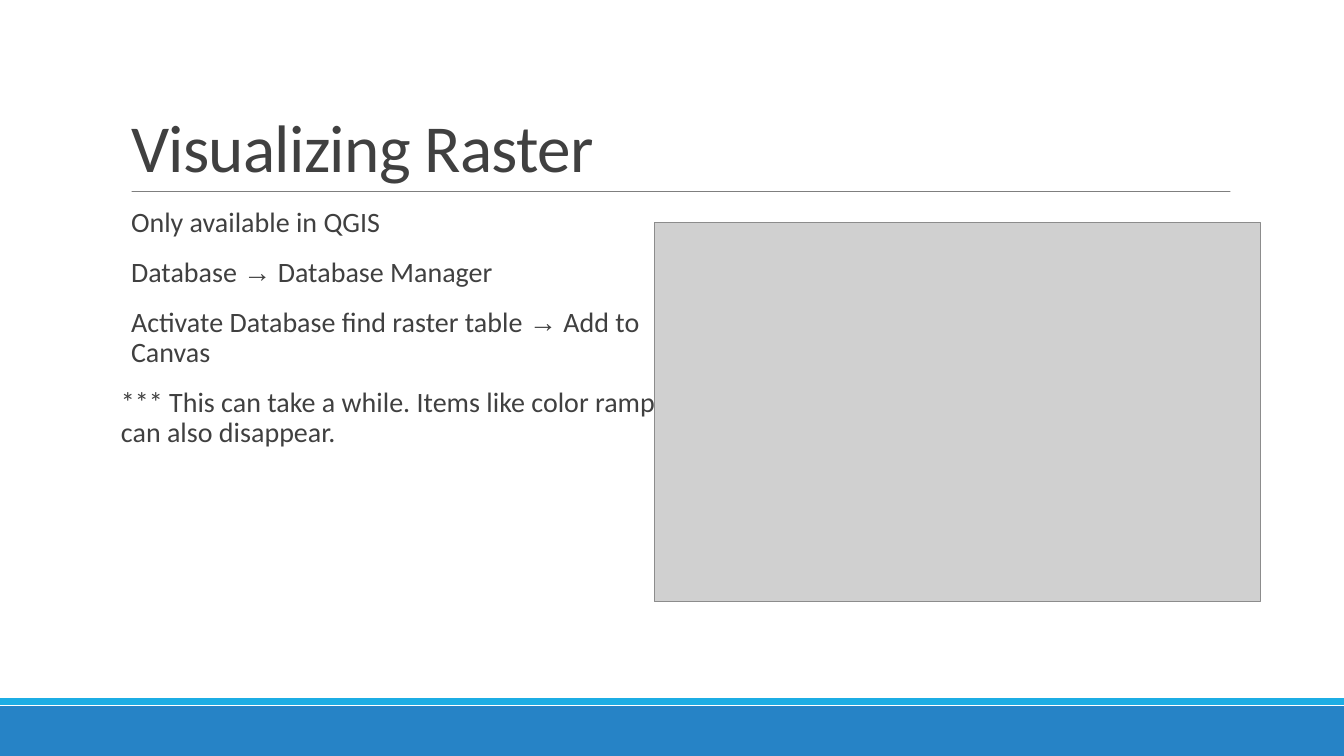
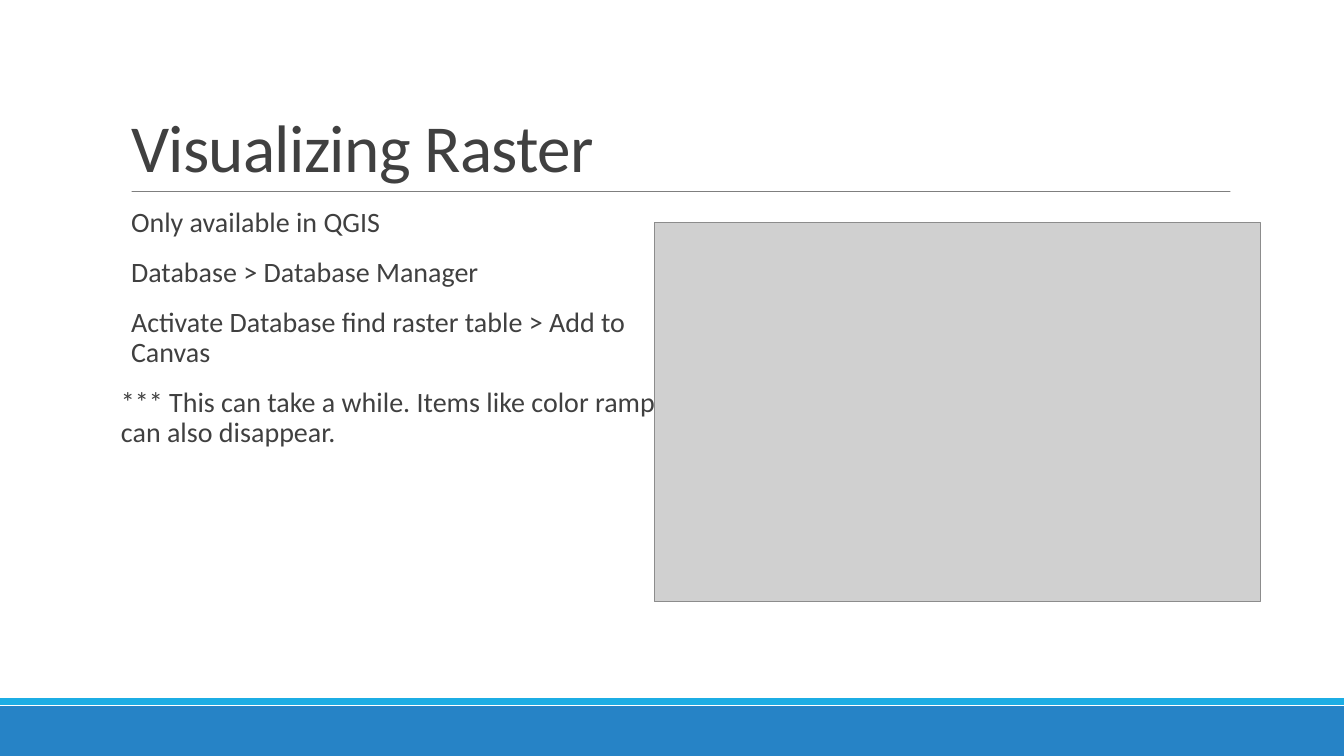
Before and after one commit to MGIS-UMN/GIS5577_week7, a slide deck: slide 6 of Advanced_spatial_queries.odp. Drawn at 1344x756 pixels with LibreOffice and Linux fonts; fonts in the diff are those of the drawing; grey boxes stand for pictures. Boxes give left, top, right and bottom in pixels: in the first picture for what was removed or moved away, otherwise in the second. Text is boxed around its words. In the diff, an @@ line names an element or a change of style, - is before the commit and + after.

```diff
--- a/Advanced_spatial_queries.odp
+++ b/Advanced_spatial_queries.odp
@@ text at (x1=131, y1=262, x2=625, y2=362): text changed @@
-  Database → Database Manager
-  Activate Database find raster table → Add to Canvas
+  Database > Database Manager
+  Activate Database find raster table > Add to Canvas
```
Also in this commit, not shown: 1 other slide changed, 1 other file.
